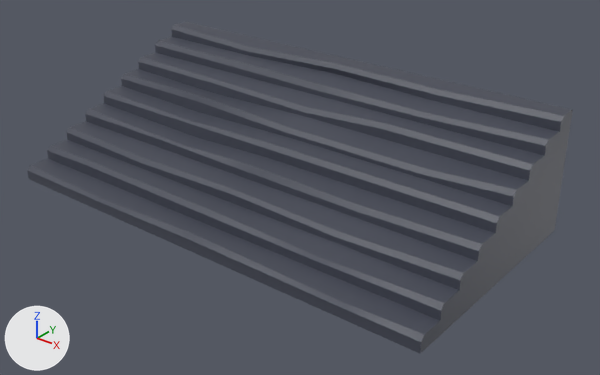
What one commit did to the FBX model Assets/Models/Buildings Kit/Imperial Buildings/BStairs_B.fbx.
Both versions are drawn from a 50 mm camera at (12.02, -11.38, 6.26) aimed at (4.49, -1.96, 0.42). Every picture has the same lights, and +X, +Y and +Z are marked at lower left. The first picture is the older version.

The first picture shows 'Stairs_B'.
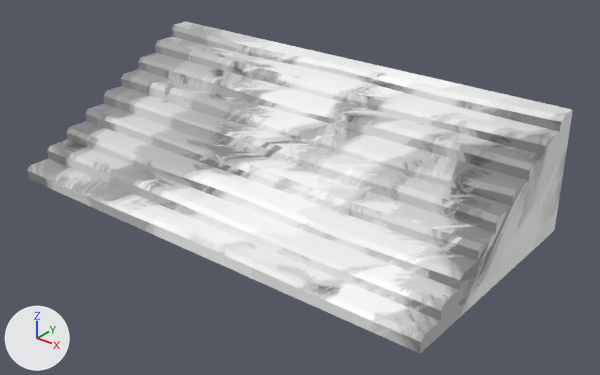
Pixel boxes (x1, y1, x2, y2) of what changed, in the pictures (600 x 375 px):
'Stairs_B', surface changed (lighter)
    both: (27, 22, 573, 353)

The change, as a diff of the scene's bpy script:
```diff
--- a/Assets/Models/Buildings Kit/Imperial Buildings/BStairs_B.fbx.py
+++ b/Assets/Models/Buildings Kit/Imperial Buildings/BStairs_B.fbx.py
@@ img_painttxt_png @@
+img_painttxt_png = load_image('PaintTxt.png', '../../../Textures/ShaderTxt/PaintTxt.png', 4096, 4096, 'sRGB')
@@ mat_i_bstone @@
 mat_i_bstone = principled_material('I_BStone')
-mat_i_bstone.base_color = (0.0587, 0.0648, 0.0905)  # greyish blue #454855
+mat_i_bstone.texture = img_painttxt_png
@@ me_cube_090 @@
 me_cube_090.from_pydata(...)  # 145 vertices, 286 faces; spans x 0.0..8.0, y -4.0..0.0, z 0.0..2.0
 # used by ob_stairs_b; location = (0.0, 0.0, 0.0)
+# me_cube_090 part 1: texture (UV) coordinates of 286 of 286 faces, centred in x 0.0..8.0, y -4.0..0.0, z 0.0..2.0, changed; they spanned u 0.12..0.88, v 0.0..1.0 and now span u 0.0..1.0, v 0.25..0.75
 me_cube_090.materials.append(mat_i_bstone)
```
